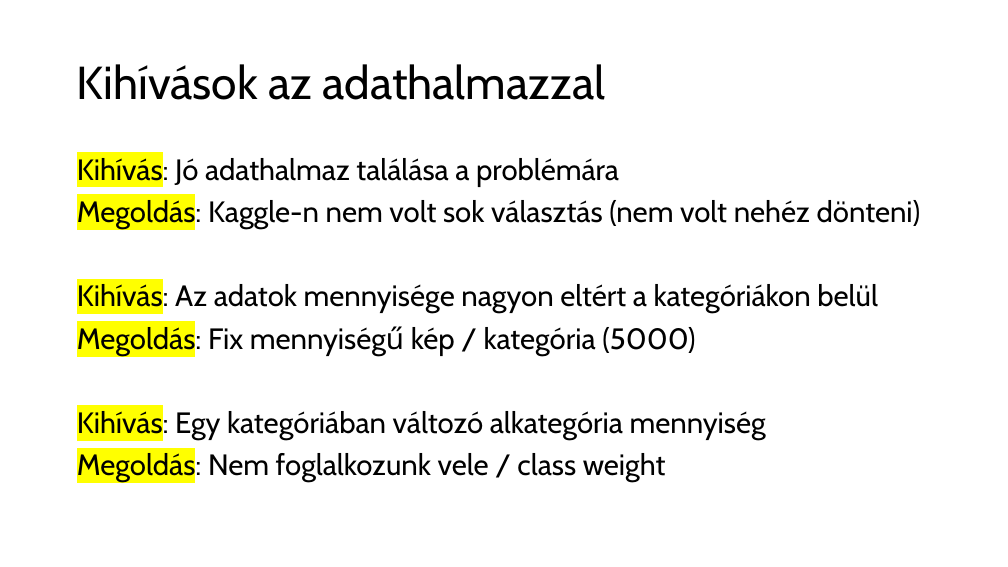
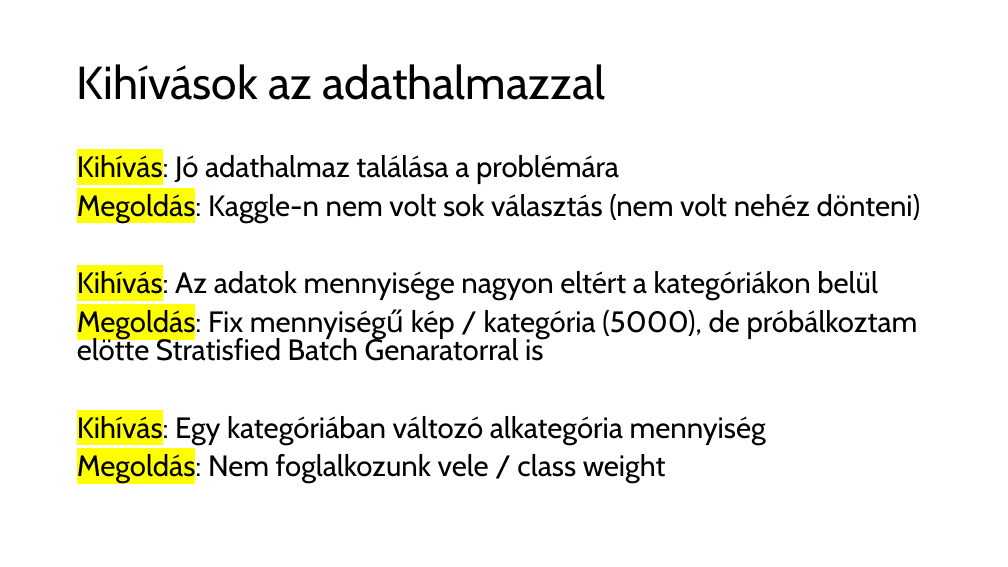
Before and after one commit to domonkosgyomorey/expression_recog_and_eval_system, a slide deck: slide 4 of hun_docs/feleves_ppt.pptx. Drawn at 1008x567 pixels with LibreOffice and Linux fonts; fonts in the diff are those of the drawing. Boxes give left, top, right and bottom in pixels: in the first picture for what was removed or moved away, otherwise in the second. Text is boxed around its words. In the diff, an @@ line names an element or a change of style, - is before the commit and + after.

Commit message:
ppt updated

```diff
--- a/hun_docs/feleves_ppt.pptx
+++ b/hun_docs/feleves_ppt.pptx
@@ text at (77, 152, 921, 483): line spacing 0.9 to 0.8 @@
@@ text at (77, 307, 918, 361): text changed @@
-Megoldás: Fix mennyiségű kép / kategória (5000)
+Megoldás: Fix mennyiségű kép / kategória (5000), de próbálkoztam elötte Stratisfied Batch Genaratorral is
```
Also in this commit, not shown: 2 other slides changed.
